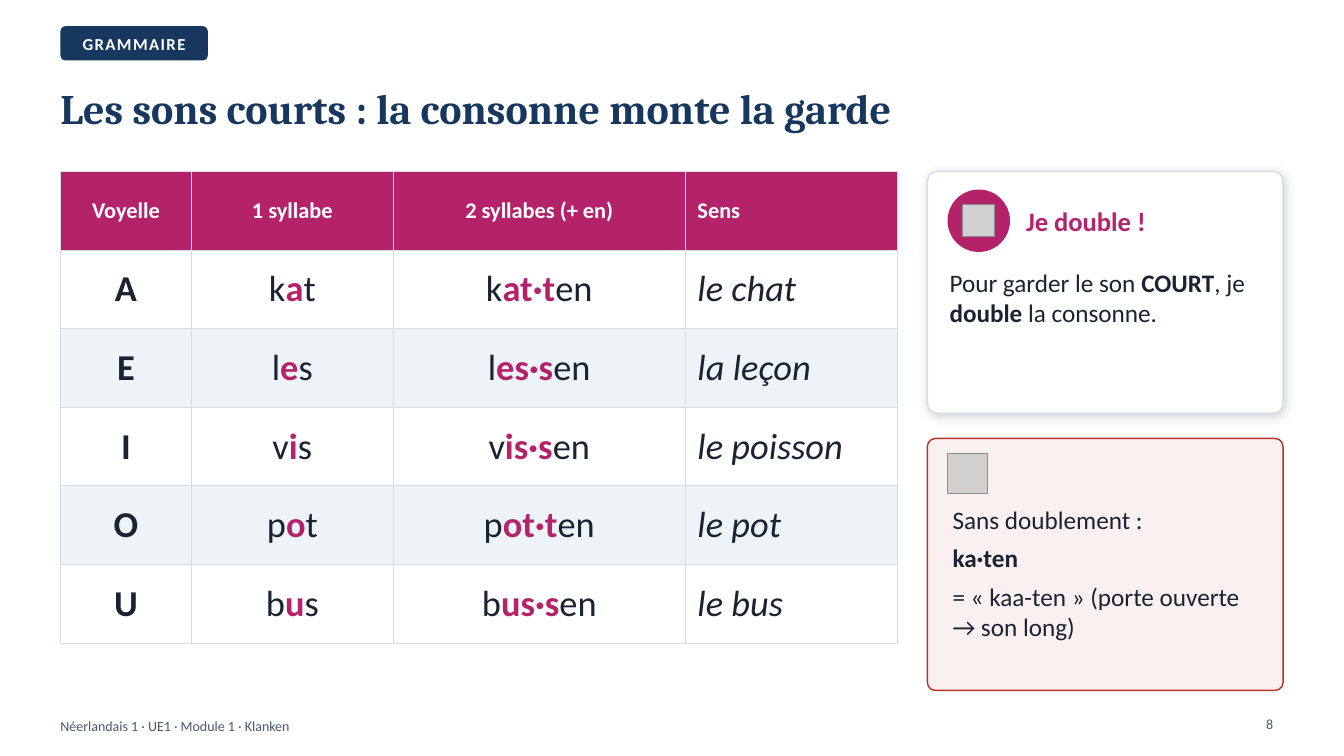
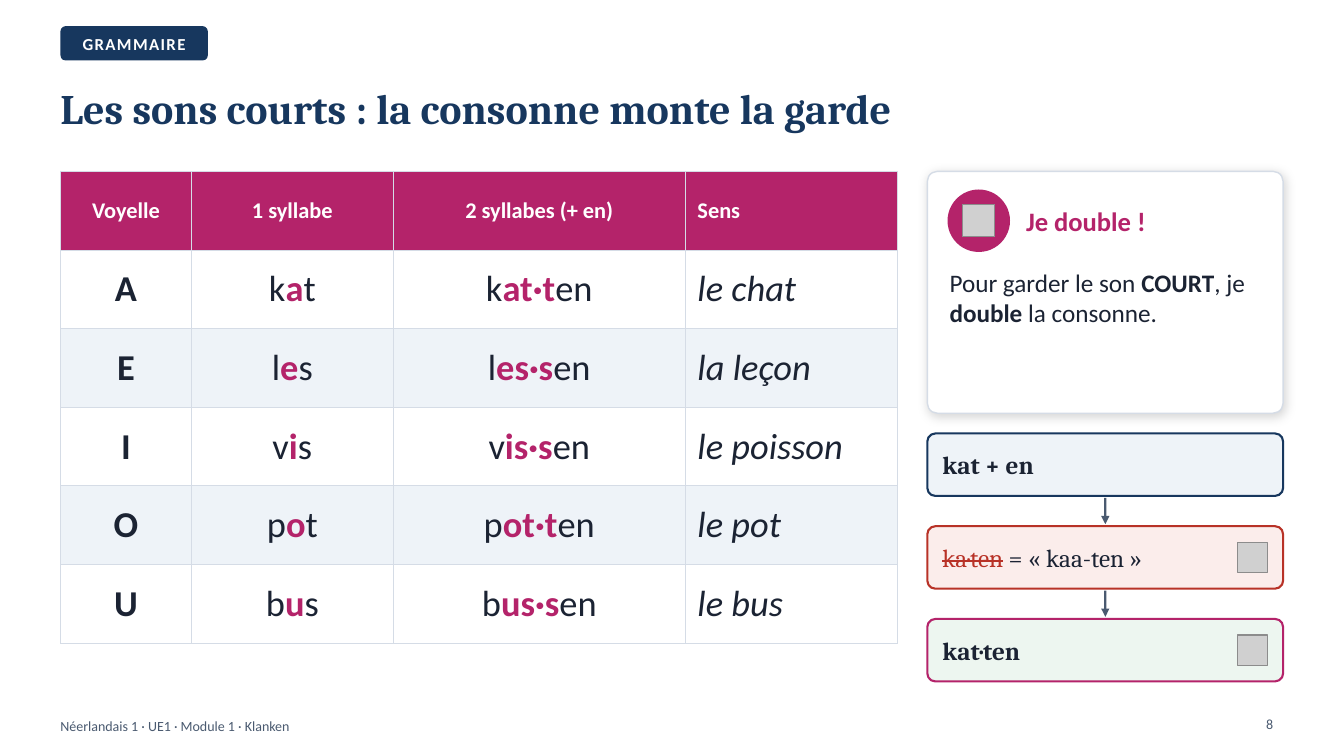
Before and after one commit to ajouniaux/talenleren, a slide deck: slide 8 of neerlandais1/powerpoints/Module_1_Klanken.pptx. Drawn at 1344x756 pixels with LibreOffice and Linux fonts; fonts in the diff are those of the drawing; grey boxes stand for pictures. Boxes give left, top, right and bottom in pixels: in the first picture for what was removed or moved away, otherwise in the second. Text is boxed around its words. In the diff, an @@ line names an element or a change of style, - is before the commit and + after.

```diff
--- a/neerlandais1/powerpoints/Module_1_Klanken.pptx
+++ b/neerlandais1/powerpoints/Module_1_Klanken.pptx
@@ rounded rectangle: place and size @@
-rounded rectangle at bbox=[928, 439, 1284, 691]
+rounded rectangle at bbox=[928, 434, 1284, 496]
@@ rounded rectangle at bbox=[928, 434, 1284, 496]: fill #B83227 at 7% opacity to #EEF3F8; outline #B83227 1 pt to #17375E 1.5 pt; proportions changed @@
@@ text added at bbox=[942, 456, 1034, 474], 18 pt, text #1B2333, bold @@
+kat + en
@@ arrow added from (1105, 498) to (1106, 524), #4A5A70 1.5 pt @@
@@ rounded rectangle added at bbox=[928, 526, 1284, 589], fill #FBEDEB, outline #B83227 1.5 pt @@
@@ text "ka·ten = « kaa-ten »" at bbox=[942, 549, 1124, 568]: vertical alignment top to middle @@
@@ text at bbox=[942, 549, 1124, 568]: text changed; font Calibri to Cambria @@
-Sans doublement :
-ka·ten
-= « kaa-ten » (porte ouverte → son long)
+ka·ten = « kaa-ten »
@@ picture: place and size @@
-picture at bbox=[948, 454, 988, 494]
+picture at bbox=[1238, 542, 1268, 573]
@@ arrow added from (1105, 591) to (1106, 617), #4A5A70 1.5 pt @@
@@ rounded rectangle added at bbox=[928, 619, 1284, 682], fill #EDF6F0, outline #B4236A 1.5 pt @@
@@ text added at bbox=[942, 642, 1020, 660], 18 pt, text #1B2333, bold @@
+kat·ten
@@ picture added at bbox=[1238, 635, 1268, 665] @@
```
Also in this commit, not shown: 14 other slides changed, 41 other files.
